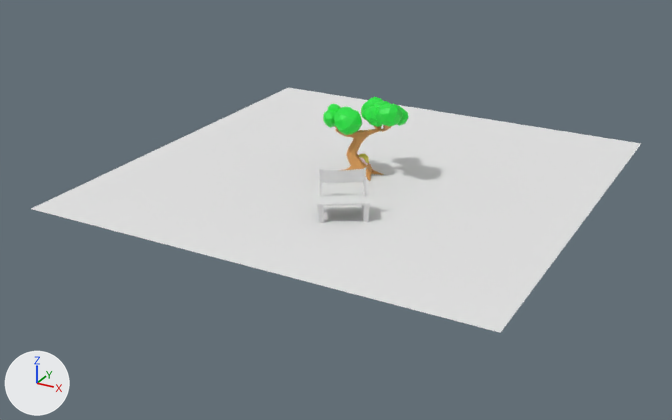
Before and after pictures for a commit that changed the FBX model AiUnity/Assets/Models/Tree.fbx.
The view is the same before and after, from a 50 mm lens placed at (0.3, -0.587, 0.258), pointed at (-0.007, -0.029, -0.021). Lighting does not change. The marker at lower left points along +X, +Y and +Z. Where no turn or scale is listed for an object, it has been applied to the vertices.

In view in the first picture: 'Floor', 'Stand', 'Suzy', 'Tree'.
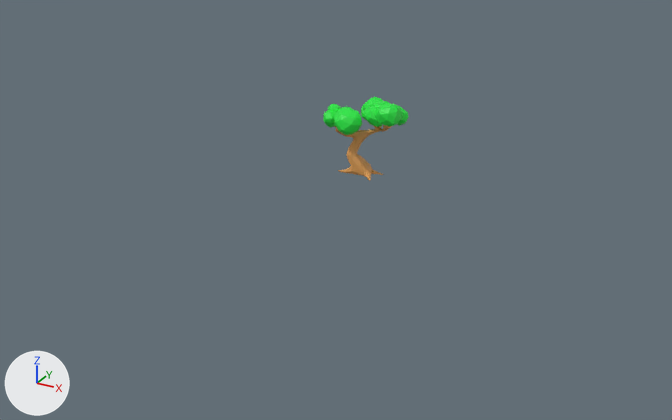
Location of each change, (x1, y1, x2, y2) in pixels of the pictures (672 x 420 px):
```json
{"object": "Floor", "change": "deleted", "before": [31, 88, 641, 333]}
{"object": "Stand", "change": "deleted", "before": [316, 168, 370, 223], "faces in mat_wood (its picture is missing)": [316, 168, 370, 223], "faces in mat_sign__lemonadestandsign (white #e7e7e7)": [322, 169, 364, 183]}
{"object": "Suzy", "change": "deleted", "before": [358, 154, 369, 165]}
```

Scene script edits in JSON lines:
```json
{"op": "remove", "block": "ob_stand", "code": ["ob_stand = bpy.data.objects.new('Stand', me_stand)", "ob_stand.location = (0.0247, -0.0776, 0.0)"]}
{"op": "remove", "block": "ob_floor", "code": ["ob_floor = bpy.data.objects.new('Floor', me_floor)", "ob_floor.location = (0.0, 0.0, 0.0)", "ob_floor.scale = (-0.17, -0.17, -0.17)"]}
{"op": "remove", "block": "ob_suzy", "code": ["ob_suzy = bpy.data.objects.new('Suzy', me_suzy)", "ob_suzy.location = (0.0, 0.0, 0.0)"]}
```
